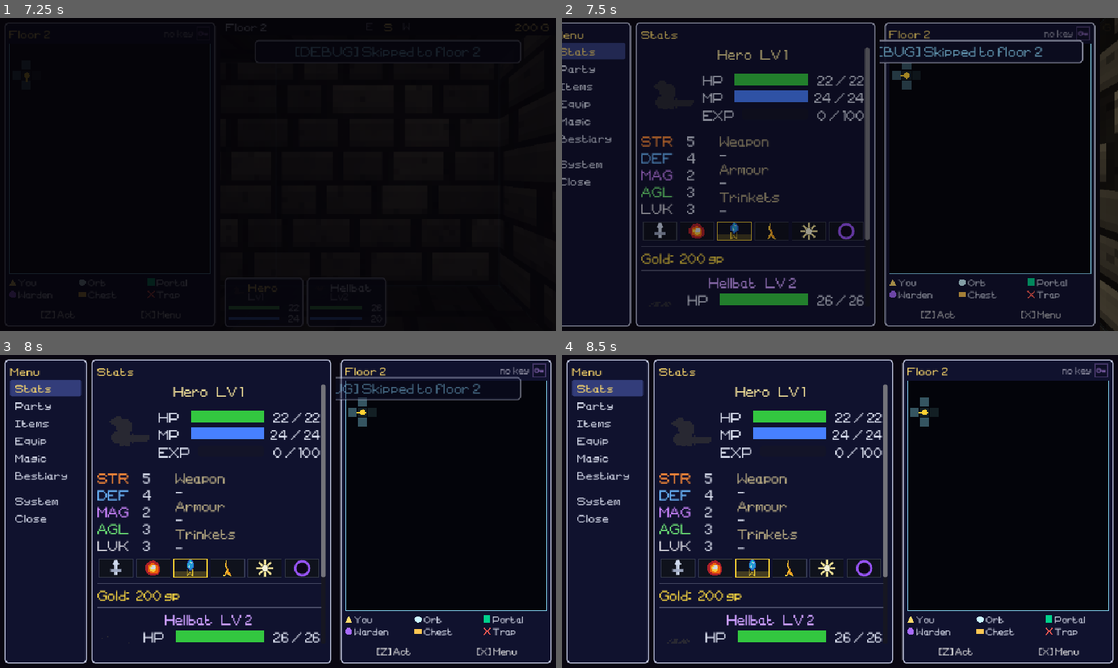
Above: before the commit, frames 1-4 (two rows, left to right).
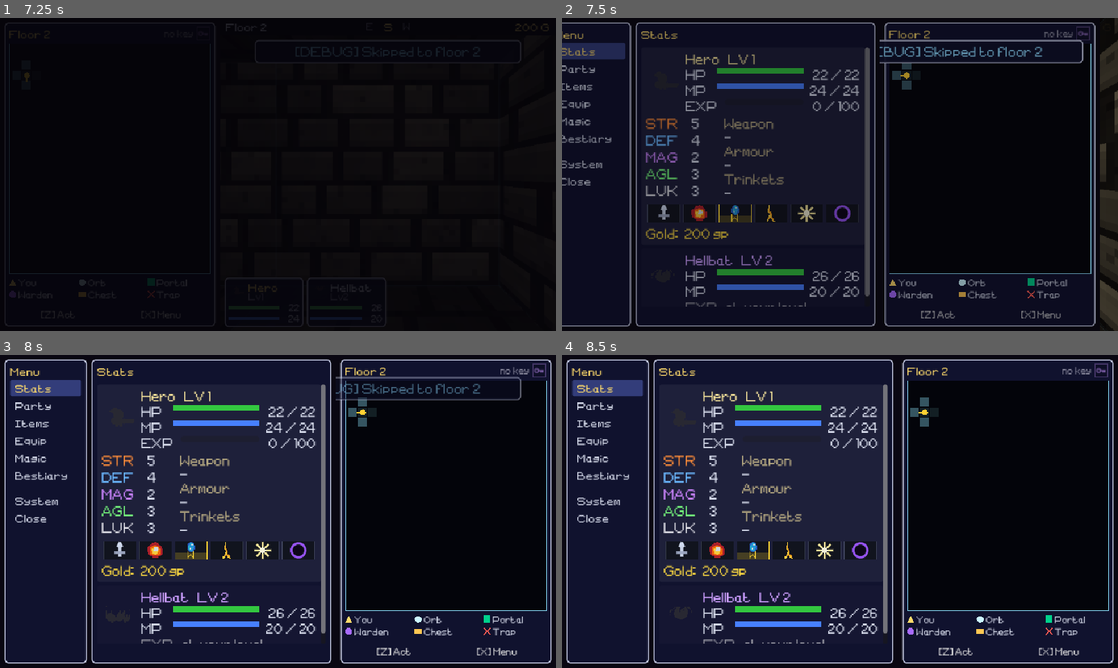
Above: after the commit, the same moments.

Repository: tausiftt5238/four-dragons-deep
Game: Godot game, scene res://scenes/title.tscn
Same seed, same stepped clock (60 frames per second), same inputs: the game is played once before the commit and once after it.
Inputs (mouse positions are in pixels of both pictures, inside the frame that each line leads up to):
- Up to frame 1 (7.25 s): tap Enter (ui_accept) at 0.5, 0.77, 3.77 s; move the mouse to (250, 237) at 0.52 s; hold Up (ui_up) 0.53-1.25 s; tap Z at 0.6 s; click (250, 237) at 0.67 s; drag from (444, 221) to (250, 237) at 1.27 s; move the mouse to (111, 127) at 2.02 s; hold Left (ui_left) 2.03-2.75 s; tap Keypad Enter at 2.1 s; click (111, 127) at 2.17 s; drag from (305, 174) to (111, 127) at 2.77 s; move the mouse to (194, 96) at 3.52 s; hold Down (ui_down) 3.53-4.25 s; tap Q at 3.6 s; click (194, 96) at 3.67 s; drag from (400, 158) to (194, 96) at 4.27 s; click "Skip" at 5 s; move the mouse to (166, 190) at 5.77 s; hold W (ui_up) 5.78-6.5 s; hold X (no) 5.78-6.5 s; tap N at 5.85 s; click (166, 190) at 5.92 s; drag from (333, 105) to (166, 190) at 6.52 s
- Up to frame 2 (7.5 s): move the mouse to (812, 237) at 7.27 s; hold D (right) from 7.28 s (still down); hold X (no) from 7.28 s (still down); click (812, 237) at 7.42 s
- Up to frame 3 (8 s): keep holding D (right); keep holding X (no); tap Z (ui_accept) at 7.52 s
- Up to frame 4 (8.5 s): release D (right) at 8 s; release X (no) at 8 s; drag from (1006, 558) to (812, 574) at 8.02 s

Frame 1 is identical in both runs. In frame 2, 8.4% of the frame differs, in the area x 14-56%, y 10-93%; in frame 3, 10%, in the area x 17-59%, y 10-93%; in frame 4, 10%.

Commit message:
Menu Stats: a card per member, the chosen one open
The hero and each demon in the party get a card. The chosen card is open
(bars, stats, what is worn, the element chart); the others fold to name,
level and the HP, MP and EXP bars. Up and down move the choice, a click
opens the card clicked, and which one is open survives a rebuild.
SidePanel's cursor stops on these cards as it does on buttons.

Co-Authored-By: Claude Opus 5.5 <noreply@anthropic.com>
Claude-Session: https://claude.ai/code/session_014DdjP6hU89yrXVoqJSFYGi

Diff:
--- a/scripts/ui/menu_tab_stats.gd
+++ b/scripts/ui/menu_tab_stats.gd
@@ -6,96 +6,149 @@
 	_m = menu
 
 
+# One card per member, hero first then the demons in slot order. The chosen
+# card is open (bars, stats, what is worn, the element chart); the rest fold
+# to their name and bars. Up and down move the choice, and a click opens the
+# card clicked. Which one is open survives a rebuild of the page.
+const OPEN_META: String = "stats_open"
+
+var _cards: Array[Dictionary] = []
+
+
 func build() -> void:
+	# The cards call back into this page as the cursor moves, so the menu
+	# holds on to it while it is up (MenuTabs makes and drops it otherwise).
+	_m.set_meta("stats_page", self)
 	var p: PlayerCharacter = _m.player
-
-	_m._content.add_child(_make_header("%s   LV %d" % [PlayerCharacter.DISPLAY_NAME, p.lv]))
-	_m._content.add_child(HSeparator.new())
-
-	var portrait_row: HBoxContainer = HBoxContainer.new()
-	portrait_row.add_theme_constant_override("separation", 16)
-	_m._content.add_child(portrait_row)
-
-	var portrait: AnimatedPortrait = AnimatedPortrait.new()
-	portrait.load_sprite_id(_m.player.hero_sprite_id())
-	portrait.set_zoom(3.0)
-	portrait.custom_minimum_size = Vector2(90, 90)
+	var members: Array = [""]
+	members.append_array(p.active_demons)
+	var open_i: int = clampi(int(_m.get_meta(OPEN_META, 0)), 0, members.size() - 1)
+	for i: int in members.size():
+		var card: Dictionary = _hero_card(p) if i == 0 else _demon_card(p, members[i] as String)
+		_cards.append(card)
+		(card["box"] as Control).focus_entered.connect(_open.bind(i))
+		(card["box"] as Control).focus_exited.connect(_paint.bind(i))
+	_open(open_i)
+
+
+func _open(i: int) -> void:
+	_m.set_meta(OPEN_META, i)
+	for j: int in _cards.size():
+		(_cards[j]["detail"] as Control).visible = (j == i)
+		_paint(j)
+
+
+# The open card is lit; the one under the cursor has a gold edge.
+func _paint(i: int) -> void:
+	if i >= _cards.size():
+		return
+	var box: PanelContainer = _cards[i]["box"] as PanelContainer
+	if not is_instance_valid(box):
+		return
+	var open: bool = (_cards[i]["detail"] as Control).visible
+	var st: StyleBoxFlat = StyleBoxFlat.new()
+	st.bg_color = Color(1, 1, 1, 0.06) if open else Color(1, 1, 1, 0.02)
+	st.border_color = Color(1.0, 0.86, 0.42)
+	st.set_border_width_all(2 if box.has_focus() else 0)
+	st.set_corner_radius_all(4)
+	st.set_content_margin_all(8)
+	box.add_theme_stylebox_override("panel", st)
+
+
+# The card's frame, its always-shown head (portrait, name, bars) and the part
+# that folds away.
+func _card_shell(title: String, title_color: Color, portrait: AnimatedPortrait) -> Dictionary:
+	var box: PanelContainer = PanelContainer.new()
+	box.focus_mode = Control.FOCUS_ALL
+	box.set_meta("card", true)
+	box.size_flags_horizontal = Control.SIZE_EXPAND_FILL
+	_m._content.add_child(box)
+	var col: VBoxContainer = VBoxContainer.new()
+	col.add_theme_constant_override("separation", 6)
+	col.mouse_filter = Control.MOUSE_FILTER_IGNORE
+	box.add_child(col)
+	var head: HBoxContainer = HBoxContainer.new()
+	head.add_theme_constant_override("separation", 12)
+	head.mouse_filter = Control.MOUSE_FILTER_IGNORE
+	col.add_child(head)
+	var side: float = 56.0 if Layout.landscape() else 72.0
+	portrait.custom_minimum_size = Vector2(side, side)
 	portrait.size_flags_vertical = Control.SIZE_SHRINK_CENTER
-	portrait_row.add_child(portrait)
-
+	portrait.mouse_filter = Control.MOUSE_FILTER_IGNORE
+	head.add_child(portrait)
 	var bars: VBoxContainer = VBoxContainer.new()
 	bars.size_flags_horizontal = Control.SIZE_EXPAND_FILL
-	bars.size_flags_vertical   = Control.SIZE_SHRINK_CENTER
-	bars.add_theme_constant_override("separation", 6)
-	portrait_row.add_child(bars)
-
+	bars.add_theme_constant_override("separation", 3)
+	head.add_child(bars)
+	var name_lbl: Label = Label.new()
+	name_lbl.text = title
+	name_lbl.add_theme_color_override("font_color", title_color)
+	bars.add_child(name_lbl)
+	var detail: VBoxContainer = VBoxContainer.new()
+	detail.add_theme_constant_override("separation", 6)
+	col.add_child(detail)
+	return {box = box, bars = bars, detail = detail}
+
+
+func _hero_card(p: PlayerCharacter) -> Dictionary:
+	var portrait: AnimatedPortrait = AnimatedPortrait.new()
+	portrait.load_sprite_id(p.hero_sprite_id())
+	portrait.set_zoom(3.0)
+	var card: Dictionary = _card_shell("%s   LV %d" % [PlayerCharacter.DISPLAY_NAME, p.lv],
+			Color(0.95, 0.88, 0.60), portrait)
+	var bars: VBoxContainer = card["bars"] as VBoxContainer
 	bars.add_child(_make_bar_row("HP",  p.hp,  p.max_hp,      Color(0.20, 0.78, 0.25)))
 	bars.add_child(_make_bar_row("MP",  p.mp,  p.max_mp,      Color(0.28, 0.50, 1.00)))
 	bars.add_child(_make_bar_row("EXP", p.exp, p.exp_to_next, Color(0.90, 0.70, 0.10)))
 
-	_m._content.add_child(HSeparator.new())
-
+	var detail: VBoxContainer = card["detail"] as VBoxContainer
 	var grid: GridContainer = GridContainer.new()
 	grid.columns = 2
 	grid.add_theme_constant_override("h_separation", 24)
 	grid.add_theme_constant_override("v_separation", 5)
-	# A wide screen has the room to say what he is wearing beside the numbers
-	# it moves; a phone leaves that to the Equipment tab.
-	if Layout.landscape():
-		var side: HBoxContainer = HBoxContainer.new()
-		side.add_theme_constant_override("separation", 40)
-		_m._content.add_child(side)
-		side.add_child(grid)
-		side.add_child(_worn(p))
-	else:
-		_m._content.add_child(grid)
-
 	_add_stat_row(grid, "STR", p.str, p.effective_str())
 	_add_stat_row(grid, "DEF", p.def, p.effective_def())
 	_add_stat_row(grid, "MAG", p.mag, p.effective_mag())
 	_add_stat_row(grid, "AGL", p.agl, p.effective_agl())
 	_add_stat_row(grid, "LUK", p.luk, p.effective_luk())
+	# A wide screen has the room to say what he is wearing beside the numbers
+	# it moves; a phone leaves that to the Equipment tab.
+	if Layout.landscape():
+		var row: HBoxContainer = HBoxContainer.new()
+		row.add_theme_constant_override("separation", 40)
+		detail.add_child(row)
+		row.add_child(grid)
+		row.add_child(_worn(p))
+	else:
+		detail.add_child(grid)
 
 	# What he takes from each line, gear included — the same chart a demon gets
 	# in a fight once it has been read.
-	_m._content.add_child(AffinityChart.snapshot(p))
-
-	_m._content.add_child(HSeparator.new())
+	detail.add_child(AffinityChart.snapshot(p))
 
 	var gold_lbl: Label = Label.new()
 	gold_lbl.text = "Gold:  %d gp" % p.gold
 	gold_lbl.add_theme_color_override("font_color", Color(0.95, 0.82, 0.25))
-	_m._content.add_child(gold_lbl)
+	detail.add_child(gold_lbl)
 
 	if not p.active_statuses.is_empty():
-		_m._content.add_child(HSeparator.new())
-		_m._content.add_child(_make_section_label("Active ailments"))
+		detail.add_child(_make_section_label("Active ailments"))
 		for s_id: String in p.active_statuses:
 			var sdata: Dictionary = Status.get_data(s_id)
 			var s_lbl: Label = Label.new()
 			s_lbl.text = "%s — %s" % [sdata.get("name", s_id), sdata.get("desc", "")]
 			s_lbl.add_theme_color_override("font_color", sdata.get("color", Color(0.9, 0.9, 0.9)))
-			_m._content.add_child(s_lbl)
-
-	# The demons walking in with him, in slot order. They are rebuilt whole for
-	# every fight, so their bars read full: what matters here is their ceiling.
-	for demon_name: String in p.active_demons:
-		_m._content.add_child(HSeparator.new())
-		_add_demon(p, demon_name)
-
-
-func _add_demon(p: PlayerCharacter, demon_name: String) -> void:
+			detail.add_child(s_lbl)
+	return card
+
+
+# A demon is rebuilt whole for every fight, so its bars read full: what
+# matters here is its ceiling.
+func _demon_card(p: PlayerCharacter, demon_name: String) -> Dictionary:
 	var demon: Enemy = p.bound_demon(demon_name)
-
-	var header: Label = _make_header("%s   LV %d" % [demon_name, demon.lv])
-	header.add_theme_color_override("font_color", Color(0.80, 0.62, 1.00))
-	_m._content.add_child(header)
-
-	var row: HBoxContainer = HBoxContainer.new()
-	row.add_theme_constant_override("separation", 16)
-	_m._content.add_child(row)
-
 	var portrait: AnimatedPortrait = AnimatedPortrait.new()
+	if demon.abyss_element != "":
+		portrait.material = Abyss.palette_material(demon.abyss_element)
 	if demon.sprite_id != "":
 		portrait.load_sprite_id(demon.sprite_id)
 	else:
@@ -103,16 +156,9 @@
 		if ptex != null:
 			portrait.load_static(ptex)
 	portrait.set_zoom(3.0)
-	portrait.custom_minimum_size = Vector2(64, 64)
-	portrait.size_flags_vertical = Control.SIZE_SHRINK_CENTER
-	row.add_child(portrait)
-
-	var bars: VBoxContainer = VBoxContainer.new()
-	bars.size_flags_horizontal = Control.SIZE_EXPAND_FILL
-	bars.size_flags_vertical   = Control.SIZE_SHRINK_CENTER
-	bars.add_theme_constant_override("separation", 6)
-	row.add_child(bars)
-
+	var card: Dictionary = _card_shell("%s   LV %d" % [demon_name, demon.lv],
+			Color(0.80, 0.62, 1.00), portrait)
+	var bars: VBoxContainer = card["bars"] as VBoxContainer
 	bars.add_child(_make_bar_row("HP", demon.max_hp, demon.max_hp, Color(0.20, 0.78, 0.25)))
 	bars.add_child(_make_bar_row("MP", demon.max_mp, demon.max_mp, Color(0.28, 0.50, 1.00)))
 	# A demon stops banking exp at the hero's level, so there is no bar to
@@ -126,17 +172,18 @@
 		bars.add_child(_make_bar_row("EXP", int(p.demon_exp.get(demon_name, 0)),
 				PlayerCharacter.demon_exp_to_next(demon.lv), Color(0.90, 0.70, 0.10)))
 
+	var detail: VBoxContainer = card["detail"] as VBoxContainer
 	var grid: GridContainer = GridContainer.new()
 	grid.columns = 4
 	grid.add_theme_constant_override("h_separation", 24)
 	grid.add_theme_constant_override("v_separation", 5)
-	_m._content.add_child(grid)
+	detail.add_child(grid)
 	for pair: Array in [["STR", demon.str], ["DEF", demon.def],
 			["MAG", demon.mag], ["AGL", demon.agl]]:
 		_add_stat_row(grid, pair[0] as String, int(pair[1]), int(pair[1]))
-
-	_m._content.add_child(AffinityChart.snapshot(demon))
+	detail.add_child(AffinityChart.snapshot(demon))
 	demon.free()
+	return card
 
 
 # Weapon, armour and trinkets, named under small headings.
@@ -192,7 +239,7 @@
 	bar.value     = current
 	bar.show_percentage = false
 	bar.size_flags_horizontal = Control.SIZE_EXPAND_FILL
-	bar.custom_minimum_size = Vector2(0, 20)
+	bar.custom_minimum_size = Vector2(0, 10 if Layout.landscape() else 20)
 	var fill: StyleBoxFlat = StyleBoxFlat.new()
 	fill.bg_color = color
 	bar.add_theme_stylebox_override("fill", fill)
--- a/scripts/ui/side_panel.gd
+++ b/scripts/ui/side_panel.gd
@@ -194,19 +194,27 @@
 	for c: Node in n.get_children():
 		if c.is_queued_for_deletion():
 			continue
-		if c is BaseButton and not (c as BaseButton).disabled \
-				and (c as Control).focus_mode != Control.FOCUS_NONE:
+		if _stops_cursor(c):
 			out.append(c as Control)
 		_focusables(c, out)
 	return out
+
+
+# A button the cursor can land on, or a page's own stop (a Stats card, which
+# marks itself with the "card" meta).
+static func _stops_cursor(c: Node) -> bool:
+	if not (c is Control) or (c as Control).focus_mode == Control.FOCUS_NONE:
+		return false
+	if c is BaseButton:
+		return not (c as BaseButton).disabled
+	return c.has_meta("card")
 
 
 static func _first_focusable(n: Node) -> Control:
 	for c: Node in n.get_children():
 		if c is Control and not (c as Control).is_visible_in_tree():
 			continue
-		if c is BaseButton and not (c as BaseButton).disabled \
-				and (c as Control).focus_mode != Control.FOCUS_NONE:
+		if _stops_cursor(c):
 			return c as Control
 		var deeper: Control = _first_focusable(c)
 		if deeper != null:
